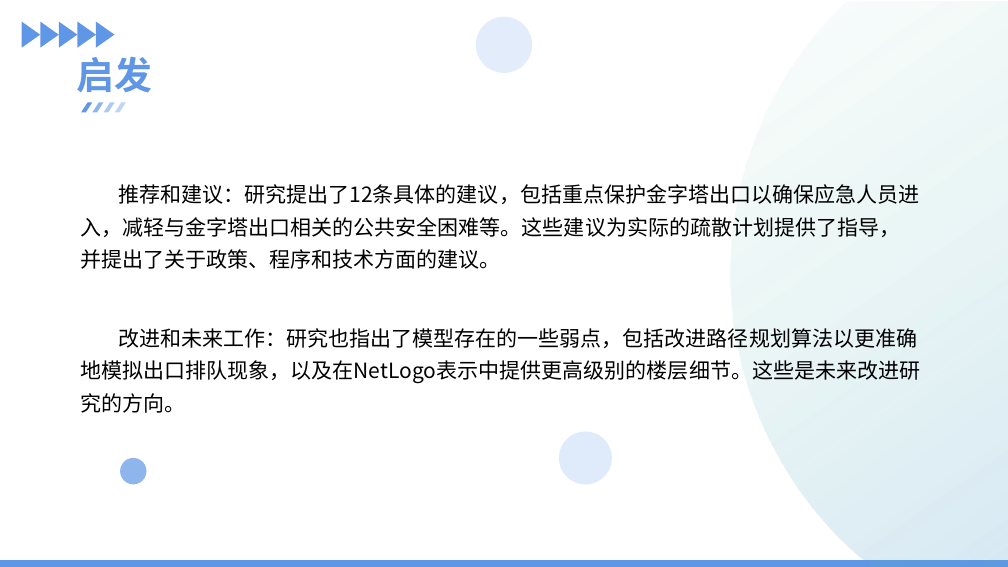
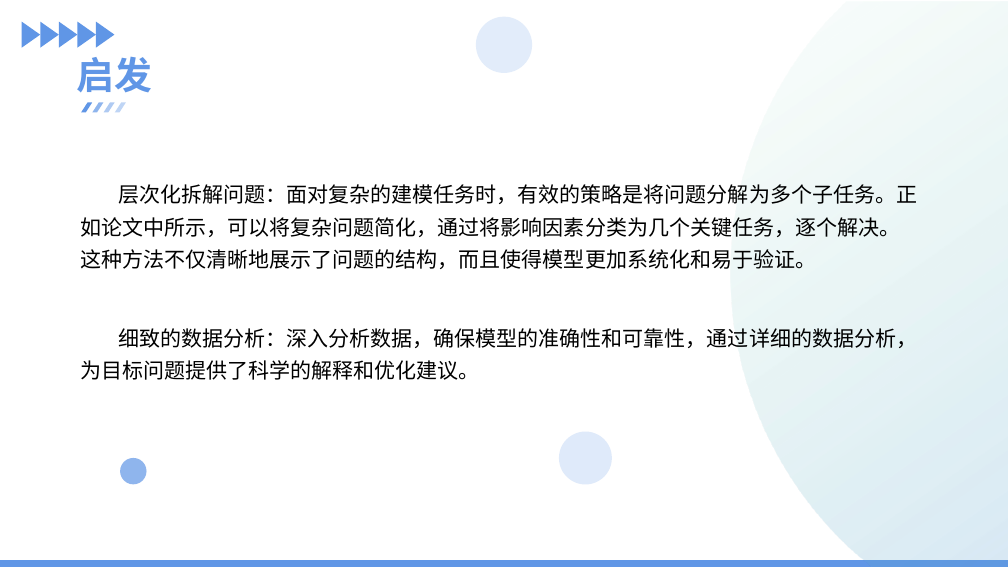
Before and after one commit to knigth95/mathematical-model, a slide deck: slide 20 of 1月29日/2020B-1.0.pptx. Drawn at 1008x567 pixels with LibreOffice and Linux fonts; fonts in the diff are those of the drawing. Boxes give left, top, right and bottom in pixels: in the first picture for what was removed or moved away, otherwise in the second. Text is boxed around its words. In the diff, an @@ line names an element or a change of style, - is before the commit and + after.

Commit message:
相关

```diff
--- a/1月29日/2020B-1.0.pptx
+++ b/1月29日/2020B-1.0.pptx
@@ text at (80,184,917,380): text changed @@
-  推荐和建议：研究提出了12条具体的建议，包括重点保护金字塔出口以确保应急人员进入，减轻与金字塔出口相关的公共安全困难等。这些建议为实际的疏散计划提供了指导，并提出了关于政策、程序和技术方面的建议。
-  改进和未来工作：研究也指出了模型存在的一些弱点，包括改进路径规划算法以更准确地模拟出口排队现象，以及在NetLogo表示中提供更高级别的楼层细节。这些是未来改进研究的方向。
+  层次化拆解问题：面对复杂的建模任务时，有效的策略是将问题分解为多个子任务。正如论文中所示，可以将复杂问题简化，通过将影响因素分类为几个关键任务，逐个解决。这种方法不仅清晰地展示了问题的结构，而且使得模型更加系统化和易于验证。
+  细致的数据分析：深入分析数据，确保模型的准确性和可靠性，通过详细的数据分析，为目标问题提供了科学的解释和优化建议。
```
Also in this commit, not shown: 3 other slides changed.
